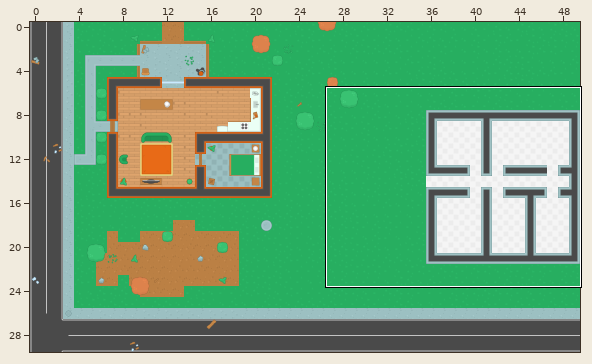
Tiled map, stored at new/maps/level1.tmx. The first picture is a wide view before the edit; the outline marks the close-up.
Close-up. Earlier state:
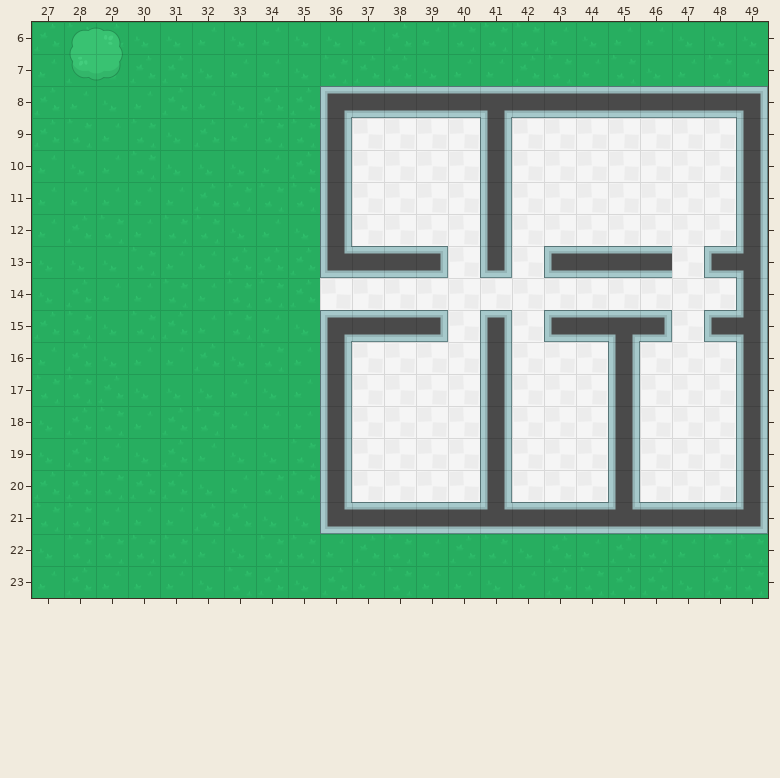
Cells are 64x64 px. Shown: x 27..49, y 6..23.
After:
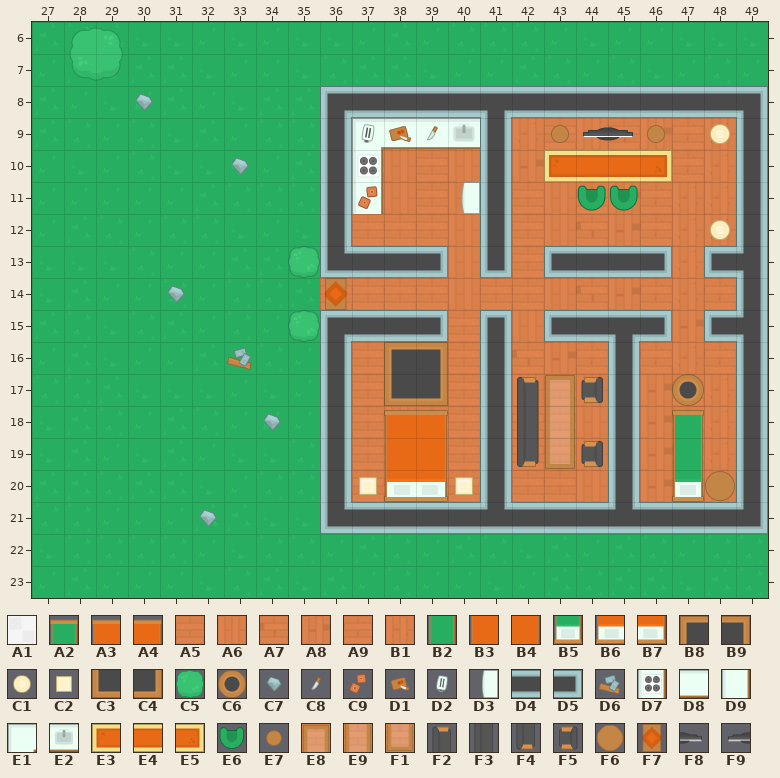
Key: from "spritesheet_tiles": A1 11, A2 47, A3 51, A4 52, A5 68, A6 69, A7 70, A8 71, A9 72, B1 73, B2 74, B3 78, B4 79, B5 101, B6 105, B7 106, B8 124, B9 125, C1 131, C2 132, C3 151, C4 152, C5 182, C6 205, C7 237, C8 240 turned 180, C9 241 turned 90, D1 267, D2 268 turned 90, D3 269 turned 270, D4 281, D5 284, D6 291, D7 296 turned 90, D8 320 turned 180, D9 320 turned 90, E1 321 turned 180, E2 322 turned 180, E3 342, E4 343, E5 344, E6 449, E7 478, E8 479 turned 90, E9 480 turned 90, F1 481 turned 90, F2 500 turned 90, F3 501 turned 90, F4 502 turned 90, F5 504 turned 270, F6 505, F7 510 turned 90, F8 531 turned 180, F9 532 turned 180.
__ is an empty cell, ## one hidden under a higher layer, .. an unchanged one.
See-through tiles are keyed as they look on the map.
Edits made:
--- layer "ground"
@@ x 36..48 @@
- 9 .. A1 A1 A1 A1 .. A1 A1 A1 A1 A1 A1 A1
-10 .. A1 A1 A1 A1 .. A1 A1 A1 A1 A1 A1 A1
-11 .. A1 A1 A1 A1 .. A1 A1 A1 A1 A1 A1 A1
-12 .. A1 A1 A1 A1 .. A1 A1 A1 A1 A1 A1 A1
-13 .. .. .. .. A1 .. A1 .. .. .. .. A1 ..
-14 A1 A1 A1 A1 A1 A1 A1 A1 A1 A1 A1 A1 A1
-15 .. .. .. .. A1 .. A1 .. .. .. .. A1 ..
-16 .. A1 A1 A1 A1 .. A1 A1 A1 .. A1 A1 A1
-17 .. A1 A1 A1 A1 .. A1 A1 A1 .. A1 A1 A1
-18 .. A1 A1 A1 A1 .. A1 A1 A1 .. A1 A1 A1
-19 .. A1 A1 A1 A1 .. A1 A1 A1 .. A1 A1 A1
-20 .. A1 A1 A1 A1 .. A1 A1 A1 .. A1 A1 A1
+ 9 .. A5 A6 A7 A8 .. B1 A5 A6 A7 A8 A9 B1
+10 .. A5 A6 A5 A6 .. A8 ## ## ## ## A9 B1
+11 .. A5 A6 A5 A6 .. A5 A6 A7 A8 A9 B1 B1
+12 .. A5 A5 A5 A6 .. A5 A6 A7 A8 A9 B1 B1
+13 .. .. .. .. A6 .. A5 .. .. .. .. B1 ..
+14 A5 A5 A5 A5 A6 A5 A5 A6 A7 A8 A9 B1 A9
+15 .. .. .. .. A5 .. A6 .. .. .. .. A8 ..
+16 .. A5 ## ## A5 .. A7 A8 A9 .. A9 B1 A9
+17 .. A5 ## ## A5 .. A6 A5 A6 .. A8 A9 B1
+18 .. A5 A6 A7 A5 .. A5 A5 A6 .. A8 A9 B1
+19 .. A5 A5 A6 A5 .. A5 A5 A6 .. A8 A9 B1
+20 .. A5 A5 A5 A5 .. A5 A5 A6 .. A8 A9 B1
--- layer "walls"
@@ x 46..46 @@
-13 D4
+13 D5
--- layer "items"
@@ x 30..48 @@
- 8 __ .. .. .. .. .. .. .. .. .. .. .. .. .. .. .. .. .. ..
- 9 .. .. .. .. .. .. .. __ __ __ __ .. .. __ __ __ __ .. __
-10 .. .. .. __ .. .. .. __ .. .. .. .. .. __ __ __ __ .. ..
-11 .. .. .. .. .. .. .. __ .. .. __ .. .. .. __ __ .. .. ..
-12 .. .. .. .. .. .. .. .. .. .. .. .. .. .. .. .. .. .. __
-13 .. .. .. .. .. __ .. .. .. .. .. .. .. .. .. .. .. .. ..
-14 .. __ .. .. .. .. __ .. .. .. .. .. .. .. .. .. .. .. ..
-15 .. .. .. .. .. __ .. .. .. .. .. .. .. .. .. .. .. .. ..
-16 .. .. .. __ .. .. .. .. __ __ .. .. .. .. .. .. .. .. ..
-17 .. .. .. .. .. .. .. .. __ __ .. .. __ __ __ .. .. __ ..
-18 .. .. .. .. __ .. .. .. __ __ .. .. __ __ .. .. .. __ ..
-19 .. .. .. .. .. .. .. .. __ __ .. .. __ __ __ .. .. __ ..
-20 .. .. .. .. .. .. .. __ __ __ __ .. .. .. .. .. .. __ __
-21 .. .. __ .. .. .. .. .. .. .. .. .. .. .. .. .. .. .. ..
+ 8 C7 .. .. .. .. .. .. .. .. .. .. .. .. .. .. .. .. .. ..
+ 9 .. .. .. .. .. .. .. E1 D8 D8 E2 .. .. E7 F9 F8 E7 .. C1
+10 .. .. .. C7 .. .. .. D7 .. .. .. .. .. E3 E4 E4 E5 .. ..
+11 .. .. .. .. .. .. .. D9 .. .. D3 .. .. .. E6 E6 .. .. ..
+12 .. .. .. .. .. .. .. .. .. .. .. .. .. .. .. .. .. .. C1
+13 .. .. .. .. .. C5 .. .. .. .. .. .. .. .. .. .. .. .. ..
+14 .. C7 .. .. .. .. F7 .. .. .. .. .. .. .. .. .. .. .. ..
+15 .. .. .. .. .. C5 .. .. .. .. .. .. .. .. .. .. .. .. ..
+16 .. .. .. D6 .. .. .. .. B8 B9 .. .. .. .. .. .. .. .. ..
+17 .. .. .. .. .. .. .. .. C3 C4 .. .. F2 E8 F5 .. .. C6 ..
+18 .. .. .. .. C7 .. .. .. A3 A4 .. .. F3 E9 .. .. .. A2 ..
+19 .. .. .. .. .. .. .. .. B3 B4 .. .. F4 F1 F5 .. .. B2 ..
+20 .. .. .. .. .. .. .. C2 B6 B7 C2 .. .. .. .. .. .. B5 F6
+21 .. .. C7 .. .. .. .. .. .. .. .. .. .. .. .. .. .. .. ..
--- layer "decorations"
@@ x 37..39 @@
- 9 __ __ __
+ 9 D2 D1 C8
@@ x 37..37 @@
-11 __
+11 C9
Pixel boxes of the changes (left, top, right, bottom) in both close-ups:
added: (135, 93, 153, 111)
changed: (288, 118, 736, 502)
added: (231, 157, 249, 175)
added: (167, 285, 185, 303)
added: (227, 347, 252, 370)
added: (263, 413, 281, 431)
added: (199, 509, 217, 527)
